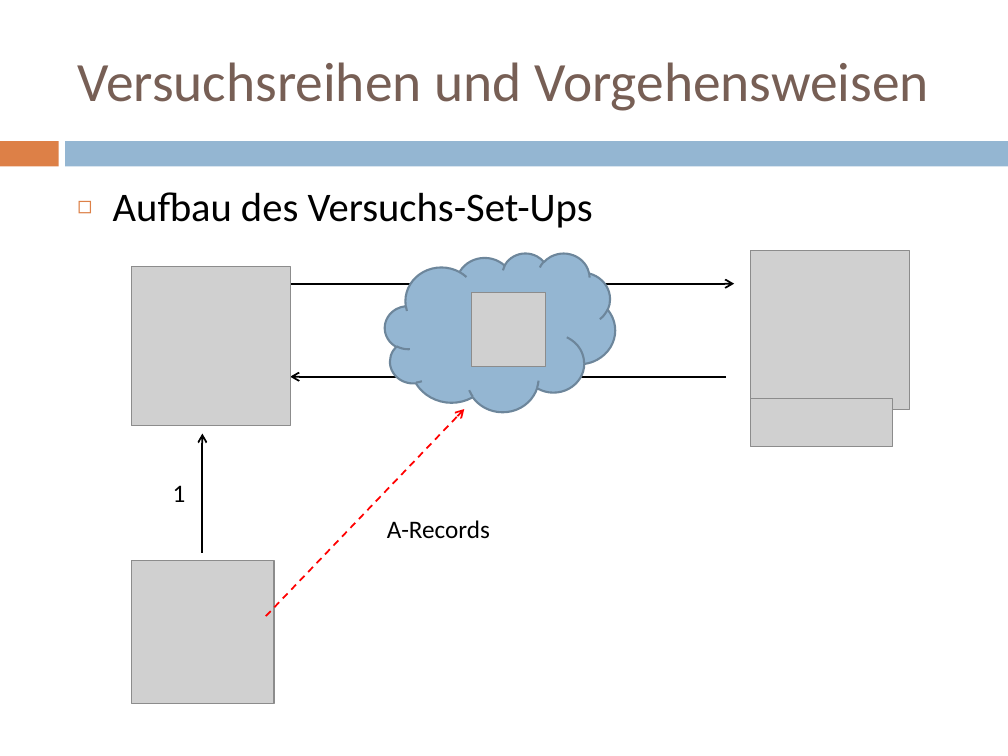
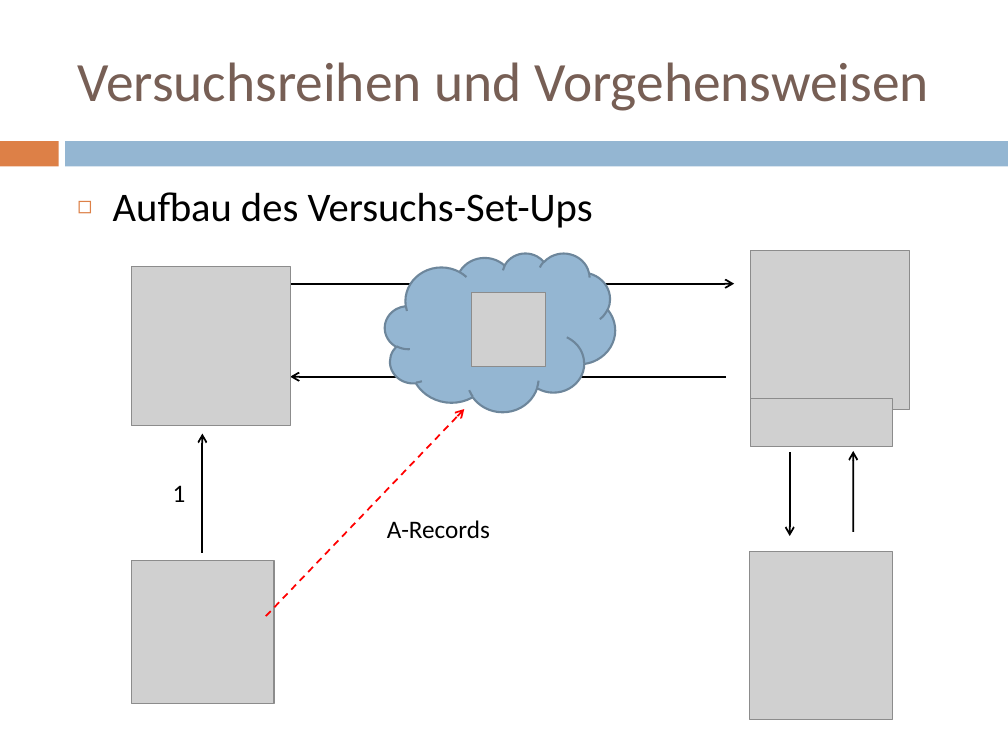
Before and after one commit to doctordebug/Hackerpraktikum, a slide deck: slide 20 of Präsentationen/PT3.pptx (slide 15 before the commit). Drawn at 1008x756 pixels with LibreOffice and Linux fonts; fonts in the diff are those of the drawing; grey boxes stand for pictures. Boxes give left, top, right and bottom in pixels: in the first picture for what was removed or moved away, otherwise in the second. Text is boxed around its words. In the diff, an @@ line names an element or a change of style, - is before the commit and + after.

```diff
--- a/Präsentationen/PT3.pptx
+++ b/Präsentationen/PT3.pptx
@@ arrow added from (789, 452) to (789, 536), #000000 1.25 pt @@
@@ arrow added from (854, 532) to (853, 451), #000000 1.25 pt @@
@@ picture added at (750,552,893,720) @@
```
Also in this commit, not shown: 6 other slides changed, 5 slides added, 8 other files.
